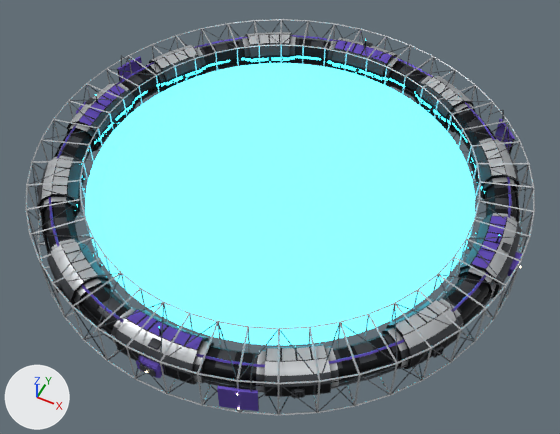
The glTF model packages/client/public/models/gate.glb, before and after one commit.
The view is the same before and after, from a camera (50 mm lens) standing at (507.0, -1014.0, 1155.0) and looking at (25.0, -51.0, -49.0). Every picture has the same lights, and +X, +Y and +Z are marked at lower left. The picture after the commit comes second. Where no turn or scale is listed for an object, it has been applied to the vertices.

Names of what the first picture shows: 'gate_mesh', 'portal', 'scaffold'.
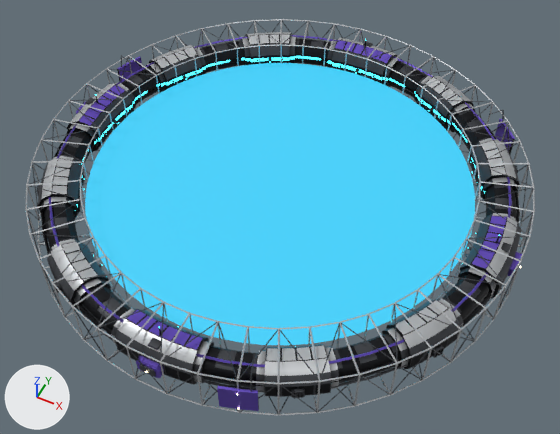
The change, as a diff of the scene's bpy script:
```diff
--- a/packages/client/public/models/gate.glb.py
+++ b/packages/client/public/models/gate.glb.py
@@ mat_portal @@
 n0 = _N.new('ShaderNodeBsdfPrincipled'); n0.name = 'Principled BSDF'
 n0.inputs[2].default_value = 0.4  # 'Roughness'
-n0.inputs[27].default_value = (0.1, 0.8, 1.0, 1.0)  # 'Emission Color', cyan #59e7ff
-n0.inputs[28].default_value = 2.5  # 'Emission Strength'
+n0.inputs[27].default_value = (0.04, 0.5, 0.75, 1.0)  # 'Emission Color', cyan #38bce1
+n0.inputs[28].default_value = 1.0  # 'Emission Strength'
 n1 = _N.new('ShaderNodeOutputMaterial'); n1.name = 'Material Output'
@@ mat_portal @@
 n2 = _N.new('ShaderNodeMix'); n2.name = 'Mix'
 n2.inputs[0].default_value = 1.0  # 'Factor'
-n2.inputs[7].default_value = (0.02, 0.3, 0.42, 1.0)  # 'B', cyan #2795ad
+n2.inputs[7].default_value = (0.01, 0.12, 0.2, 1.0)  # 'B', dark cyan #19617c
 n3 = _N.new('ShaderNodeVertexColor'); n3.name = 'Color Attribute'
```

Pixel boxes [x1, y1, x2, y2] of what changed, in the pictures (560 x 434 px):
'portal', recoloured, surface changed: [85, 63, 475, 345] in both
